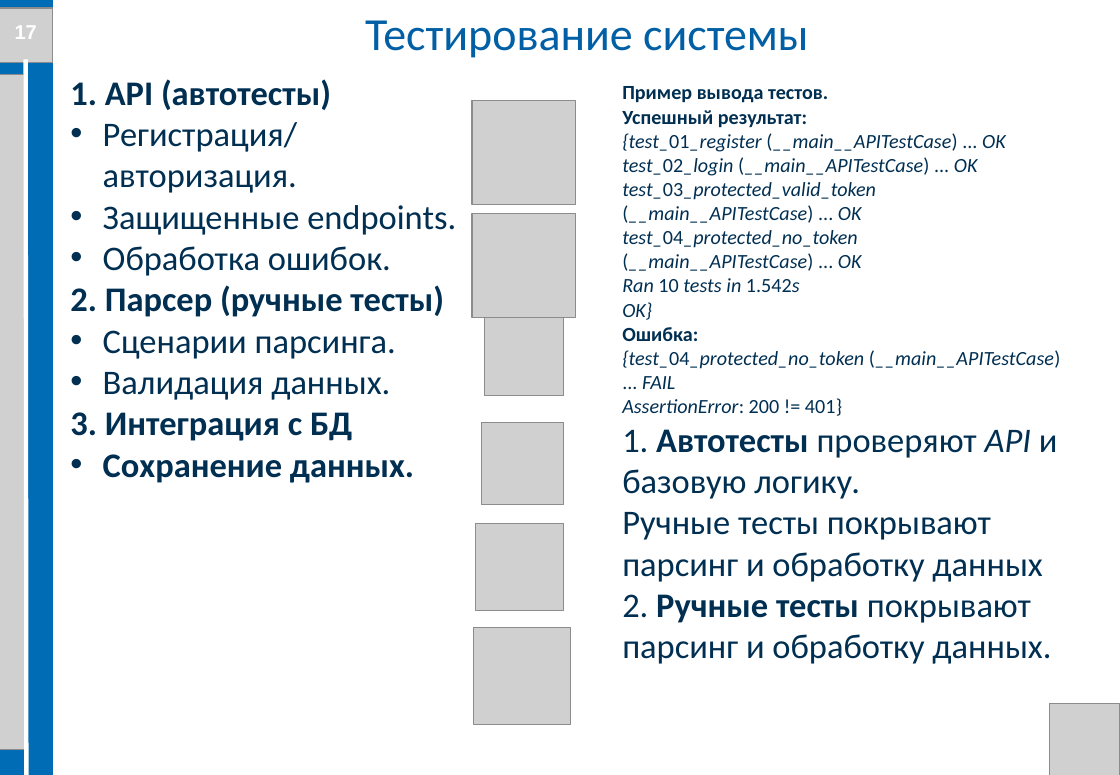
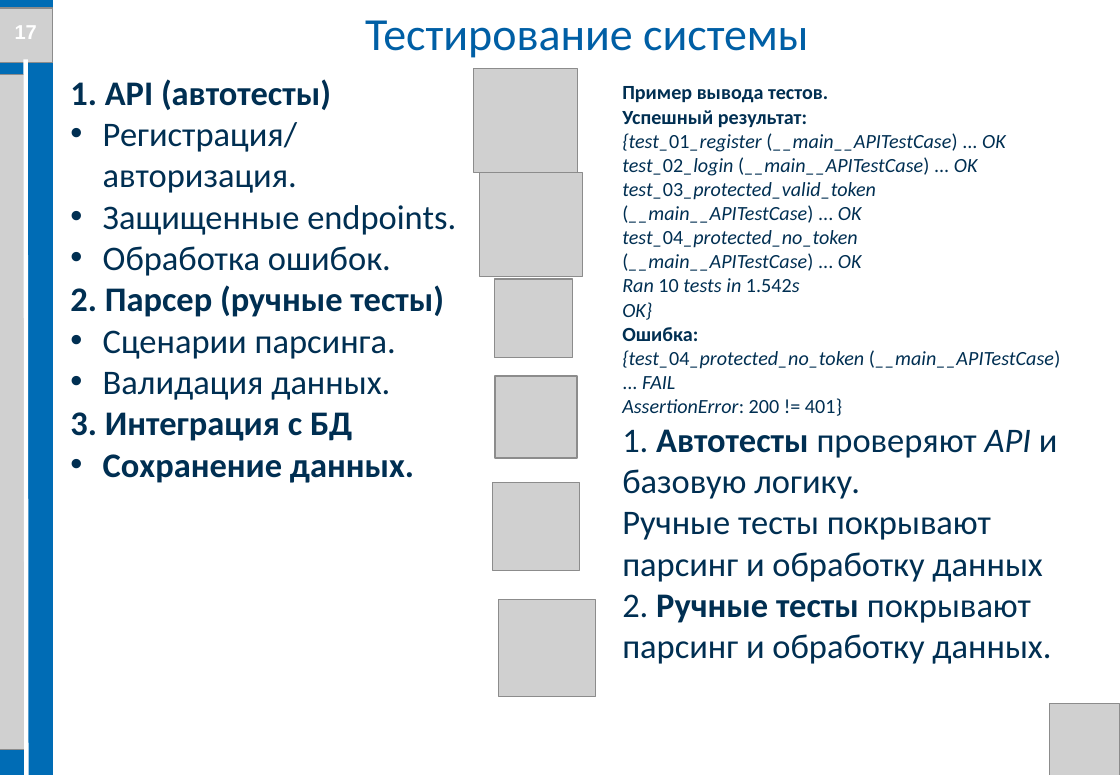
Before and after one commit to Evgenij1234/Diplom-work, a slide deck: slide 17 of Documents/Презентация диплома Семенов Е.А. БПЦ 21-01.pptx. Drawn at 1120x775 pixels with LibreOffice and Linux fonts; fonts in the diff are those of the drawing; grey boxes stand for pictures; background and template pictures are left out. Boxes give left, top, right and bottom in pixels: in the first picture for what was removed or moved away, otherwise in the second. Text is boxed around its words. In the diff, an @@ line names an element or a change of style, - is before the commit and + after.

```diff
--- a/Documents/Презентация диплома Семенов Е.А. БПЦ 21-01.pptx
+++ b/Documents/Презентация диплома Семенов Е.А. БПЦ 21-01.pptx
@@ picture: place and size @@
-picture at [473,101,576,205]
+picture at [474,69,577,173]
@@ picture: place and size @@
-picture at [473,214,576,317]
+picture at [479,173,582,276]
@@ picture: place and size @@
-picture at [485,317,564,396]
+picture at [494,279,573,358]
@@ picture: place and size @@
-picture at [481,423,563,505]
+picture at [495,376,577,458]
@@ picture: place and size @@
-picture at [476,523,564,611]
+picture at [492,483,580,571]
@@ picture: place and size @@
-picture at [474,628,571,725]
+picture at [498,600,596,697]
```
Also in this commit, not shown: 2 other slides changed, 1 other file.
